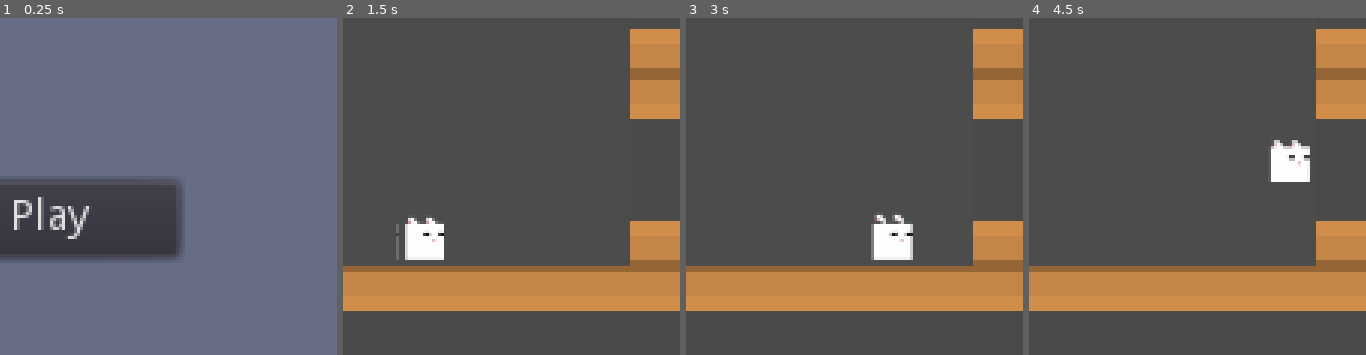
Above: before the commit, frames 1-4 (left to right).
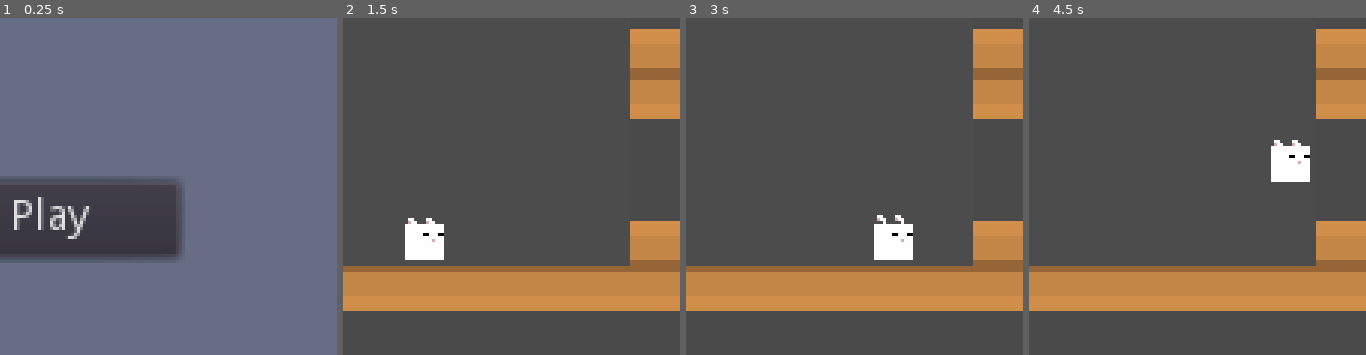
Above: after the commit, the same moments.

Repository: Nauja/sachiscape
Game: Godot game, scene res://src/root.tscn
Same seed, same stepped clock (60 frames per second), same inputs: the game is played once before the commit and once after it.
Inputs:
- Up to frame 1 (0.25 s): no input
- Up to frame 2 (1.5 s): click "Play" at 0.5 s; hold Right (ui_right) from 1.28 s (still down)
- Up to frame 3 (3 s): tap Space (jump) at 1.52, 2.27 s; release Right (ui_right) at 2.78 s; hold Left (ui_left) from 2.78 s (still down)
- Up to frame 4 (4.5 s): release Left (ui_left) at 3.53 s; hold Right (ui_right) from 3.53 s (still down); tap Space (jump) at 3.77 s
The pictures show only the part of the screen within x 43-93%, y 20-70%; the shares and areas given below are measured in that part.

The runs differ from the first frame. In frame 2, 0.3% of the frame differs, in the area x 15-30%, y 59-72%; in frame 3, 0.3%, in the area x 54-68%, y 58-72%; in frame 4, 0.2%.

Commit message:
Set pixel snapping and texture import to 2D

Diff:
--- a/project.godot
+++ b/project.godot
@@ -51,9 +51,37 @@
 window/stretch/mode="viewport"
 window/stretch/aspect="keep"
 
+[global]
+
+snap=false
+
 [gui]
 
 common/drop_mouse_on_gui_input_disabled=true
+
+[importer_defaults]
+
+texture={
+"compress/bptc_ldr": 0,
+"compress/hdr_mode": 0,
+"compress/lossy_quality": 0.7,
+"compress/mode": 0,
+"compress/normal_map": 0,
+"detect_3d": false,
+"flags/anisotropic": false,
+"flags/filter": false,
+"flags/mipmaps": false,
+"flags/repeat": 0,
+"flags/srgb": 2,
+"process/HDR_as_SRGB": false,
+"process/fix_alpha_border": true,
+"process/invert_color": false,
+"process/normal_map_invert_y": false,
+"process/premult_alpha": false,
+"size_limit": 0,
+"stream": false,
+"svg/scale": 1.0
+}
 
 [input]
 
@@ -71,6 +99,7 @@
 [rendering]
 
 quality/driver/driver_name="GLES2"
+2d/snapping/use_gpu_pixel_snap=true
 vram_compression/import_etc=true
 vram_compression/import_etc2=false
 environment/default_environment="res://default_env.tres"
